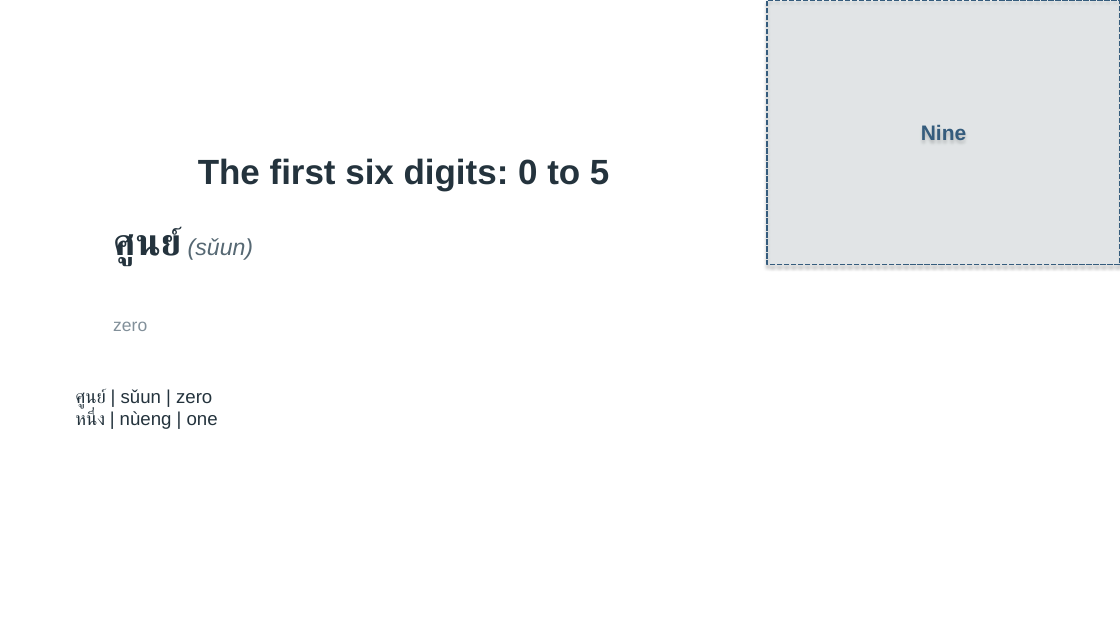
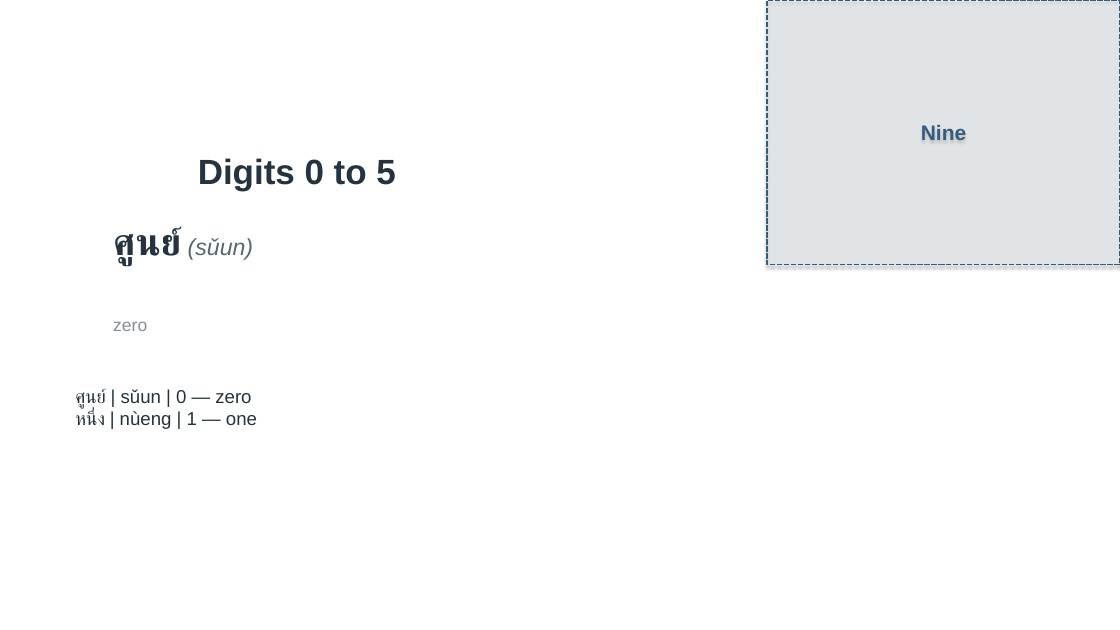
Before and after one commit to OTFTCS/thai-nine, a slide deck: slide 3 of course/modules/M01/L004/M01-L004-canva-deck.pptx. Drawn at 1120x630 pixels with LibreOffice and Linux fonts; fonts in the diff are those of the drawing; background and template pictures are left out. Boxes give left, top, right and bottom in pixels: in the first picture for what was removed or moved away, otherwise in the second. Text is boxed around its words. In the diff, an @@ line names an element or a change of style, - is before the commit and + after.

```diff
--- a/course/modules/M01/L004/M01-L004-canva-deck.pptx
+++ b/course/modules/M01/L004/M01-L004-canva-deck.pptx
@@ text at <box>198,158,395,191</box>: text changed @@
-The first six digits: 0 to 5
+Digits 0 to 5
@@ text at <box>75,389,257,429</box>: text changed @@
-ศูนย์ | sǔun | zero
-หนึ่ง | nùeng | one
+ศูนย์ | sǔun | 0 — zero
+หนึ่ง | nùeng | 1 — one
```
Also in this commit, not shown: 3 other slides changed, 2 slides added, 3 slides removed, 7 other files.
